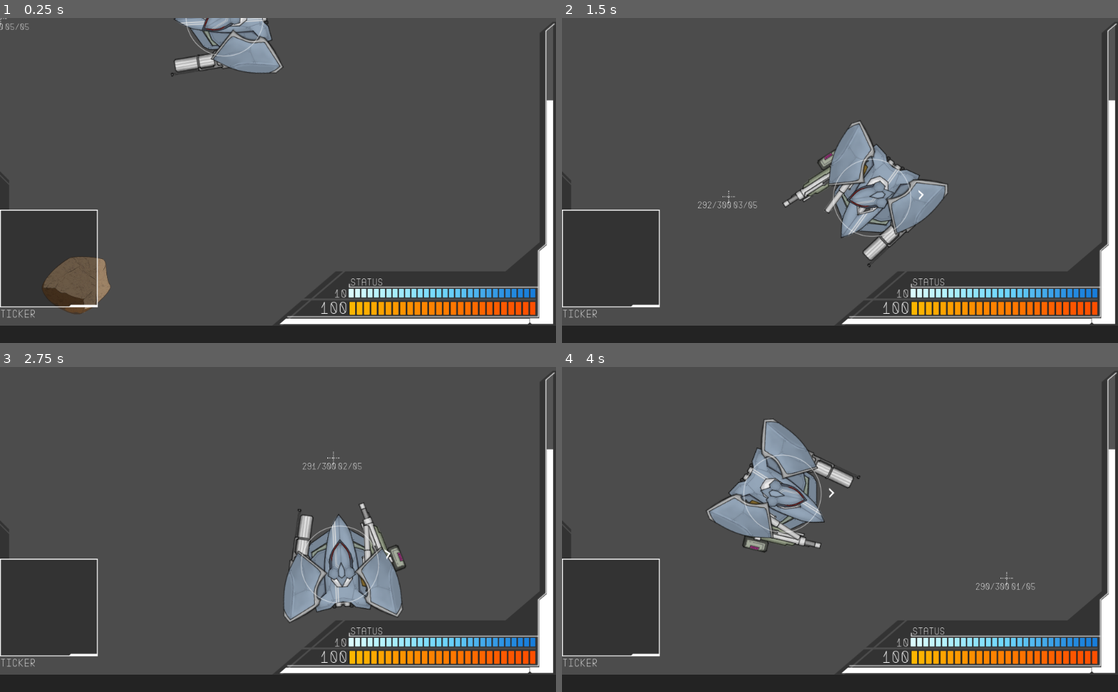
Above: before the commit, frames 1-4 (two rows, left to right).
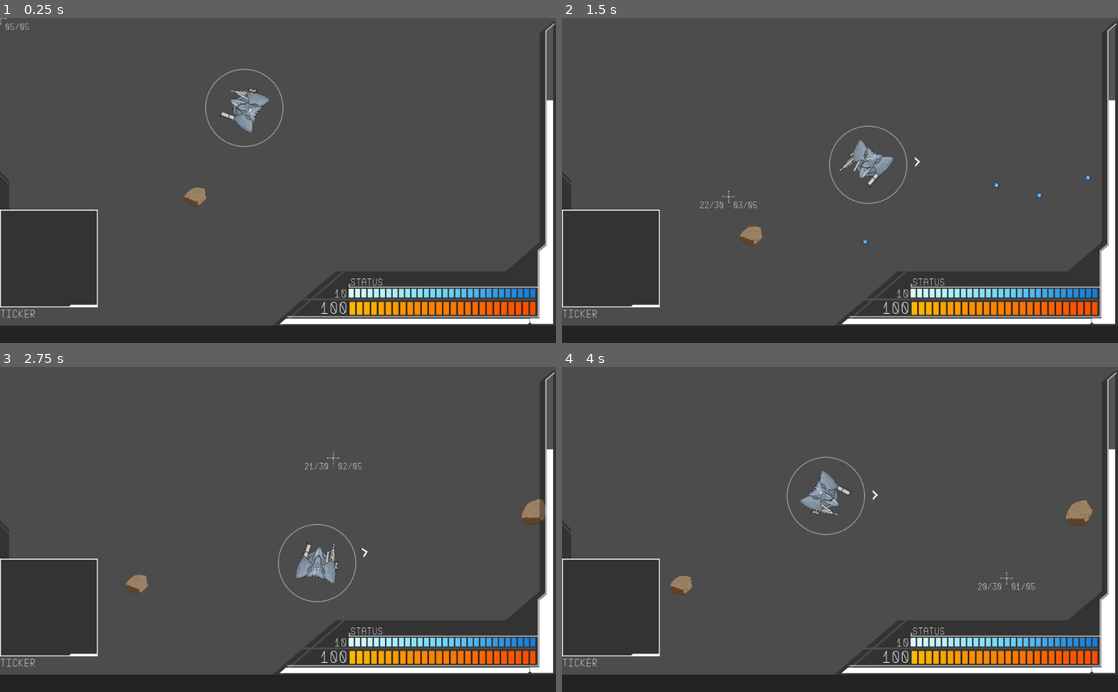
Above: after the commit, the same moments.

Repository: Littlerun-Bastion/Soulless-Steel
Game: Godot game, scene res://game/arena/Arena.tscn
Same seed, same stepped clock (60 frames per second), same inputs: the game is played once before the commit and once after it.
Inputs (mouse positions are in pixels of both pictures, inside the frame that each line leads up to):
- Up to frame 1 (0.25 s): no input
- Up to frame 2 (1.5 s): move the mouse to (962, 164) at 0.52 s; press the mouse at (962, 164) at 0.53 s; hold D (right) 0.53-1.28 s; right-click (962, 164) at 0.8 s; move the mouse to (728, 196) at 1.27 s; release the mouse at (728, 196) at 1.28 s; hold S (down) from 1.28 s (still down); right-click (728, 196) at 1.35 s
- Up to frame 3 (2.75 s): click (166, 545) at 1.55 s; move the mouse to (333, 458) at 2.02 s; release S (down) at 2.03 s; hold D (right) from 2.03 s (still down); hold F (honk) from 2.03 s (still down); right-click (333, 458) at 2.3 s
- Up to frame 4 (4 s): move the mouse to (812, 594) at 2.77 s; release D (right) at 2.78 s; release F (honk) at 2.78 s; hold W (up) 2.78-3.53 s; click (812, 594) at 2.85 s; move the mouse to (1006, 578) at 3.52 s; hold A (left) from 3.53 s (still down); hold Right mouse button (right_arm_weapon_shoot) from 3.53 s (still down)

The runs differ from the first frame. In frame 1, 4.4% of the frame differs, in the area x 0-51%, y 0-92%; in frame 2, 4.8%; in frame 3, 5.0%; in frame 4, 5.6%, in the area x 19-96%, y 15-71%.

Commit message:
Reloading mechanic working!

Diff:
--- a/project/database/parts/arm_weapons/test_weapon1.tres
+++ b/project/database/parts/arm_weapons/test_weapon1.tres
@@ -17,6 +17,6 @@
 auto_fire = true
 bullet_accuracy_margin = 10
 bullet_spread = 0
-total_ammo = 2700
-clip_size = 300
-reload_speed = 3.0
+total_ammo = 270
+clip_size = 30
+reload_speed = 1.3
--- a/project/game/mecha/Player.gd
+++ b/project/game/mecha/Player.gd
@@ -1,9 +1,14 @@
 extends Mecha
+
+signal update_reload_mode
+signal reloading
+signal finished_reloading
 
 const ROTATION_DEADZONE = 20
 
 onready var Cam = $Camera2D
 
+var reload_mode := false
 
 func _ready():
 	setup()
@@ -22,13 +27,25 @@
 	if event.is_action_pressed("honk"):
 		AudioManager.play_sfx("test", global_position)
 	elif event.is_action_pressed("left_arm_weapon_shoot") and arm_weapon_left:
-		shoot("left_arm_weapon")
+		if reload_mode:
+			$ArmWeaponLeft.reload()
+		elif not $ArmWeaponLeft.reloading:
+			shoot("left_arm_weapon")
 	elif event.is_action_pressed("right_arm_weapon_shoot") and arm_weapon_right:
-		shoot("right_arm_weapon")
+		if reload_mode:
+			$ArmWeaponRight.reload()
+		elif not $ArmWeaponRight.reloading:
+			shoot("right_arm_weapon")
 	elif event.is_action_pressed("left_shoulder_weapon_shoot") and shoulder_weapon_left:
 		shoot("left_shoulder_weapon")
 	elif event.is_action_pressed("right_shoulder_weapon_shoot") and shoulder_weapon_right:
 		shoot("right_shoulder_weapon")
+	elif event.is_action_pressed("reload_mode") and not reload_mode:
+		reload_mode = true
+		emit_signal("update_reload_mode", reload_mode)
+	elif event.is_action_released("reload_mode") and reload_mode:
+		reload_mode = false
+		emit_signal("update_reload_mode", reload_mode)
 	elif event.is_action_pressed("debug_1"):
 		die()
 
@@ -52,14 +69,15 @@
 
 
 func check_input():
-	check_weapon_input("left_arm_weapon", arm_weapon_left)
-	check_weapon_input("right_arm_weapon", arm_weapon_right)
-	check_weapon_input("left_shoulder_weapon", shoulder_weapon_left)
-	check_weapon_input("right_shoulder_weapon", shoulder_weapon_right)
+	check_weapon_input("left_arm_weapon", $ArmWeaponLeft, arm_weapon_left)
+	check_weapon_input("right_arm_weapon", $ArmWeaponRight, arm_weapon_right)
+	check_weapon_input("left_shoulder_weapon", $ShoulderWeaponLeft, shoulder_weapon_left)
+	check_weapon_input("right_shoulder_weapon", $ShoulderWeaponRight, shoulder_weapon_right)
 
 
-func check_weapon_input(name, weapon_ref):
-	if weapon_ref and weapon_ref.auto_fire and Input.is_action_pressed(name+"_shoot"):
+func check_weapon_input(name, node, weapon_ref):
+	if weapon_ref and weapon_ref.auto_fire and not reload_mode and\
+	   not node.reloading and Input.is_action_pressed(name+"_shoot"):
 		shoot(name)
 
 
@@ -73,6 +91,17 @@
 	set_core("core_test")
 	set_shoulder("shoulder_test_left", SIDE.LEFT)
 	set_shoulder("shoulder_test_right", SIDE.RIGHT)
+
+
+func set_arm_weapon(part_name, side):
+	.set_arm_weapon(part_name, side)
+	var node
+	if side == SIDE.LEFT:
+		node = $ArmWeaponLeft
+	elif side == SIDE.RIGHT:
+		node = $ArmWeaponRight
+	node.connect("finished_reloading", self, "_on_finished_reloading")
+	node.connect("reloading", self, "_on_reloading", [side])
 
 
 func get_input():
@@ -91,3 +120,11 @@
 
 func get_cam():
 	return Cam
+
+
+func _on_finished_reloading():
+	emit_signal("finished_reloading")
+
+
+func _on_reloading(reload_time, side):
+	emit_signal("reloading", reload_time, side)
--- a/project/game/mecha/Player.tscn
+++ b/project/game/mecha/Player.tscn
@@ -8,6 +8,7 @@
 script = ExtResource( 2 )
 
 [node name="Camera2D" parent="." index="2" instance=ExtResource( 3 )]
+zoom = Vector2( 3, 3 )
 drag_margin_left = 0.1
 drag_margin_top = 0.2
 drag_margin_right = 0.1
--- a/project/game/ui/MechaCursorCrosshair.gd
+++ b/project/game/ui/MechaCursorCrosshair.gd
@@ -1,11 +1,22 @@
 extends Control
 
+enum SIDE {LEFT, RIGHT}
+
 onready var LeftWeapon = $LeftWeapon
+onready var LeftReload = $LeftReloadProgress
 onready var RightWeapon = $RightWeapon
+onready var RightReload = $RightReloadProgress
+onready var Crosshair = $Crosshair
+onready var ReloadLabel = $ReloadLabel
 
 
 func _ready():
-	 Input.set_mouse_mode(Input.MOUSE_MODE_HIDDEN)
+	Input.set_mouse_mode(Input.MOUSE_MODE_HIDDEN)
+	Crosshair.show()
+	ReloadLabel.hide()
+	LeftReload.hide()
+	RightReload.hide()
+
 
 
 func _process(_delta):
@@ -39,3 +50,35 @@
 
 	if node.visible:
 		node.get_node("CurAmmo").text = "%02d" % ammo
+
+
+func set_reload_mode(active):
+	if active:
+		Crosshair.hide()
+		ReloadLabel.show()
+	else:
+		Crosshair.show()
+		ReloadLabel.hide()
+
+
+func reloading(reload_time, side):
+	var weapon_node
+	var reload_node
+	if side == SIDE.LEFT:
+		weapon_node = LeftWeapon
+		reload_node = LeftReload
+	elif side == SIDE.RIGHT:
+		weapon_node = RightWeapon
+		reload_node = RightReload
+	else:
+		push_error("Not a valid side: " + str(side))
+	weapon_node.hide()
+	reload_node.show()
+	var tween = reload_node.get_node("Tween") as Tween
+	tween.stop_all()
+	tween.interpolate_property(reload_node, "value", 0, 100, reload_time, Tween.TRANS_LINEAR)
+	tween.start()
+
+	yield(tween, "tween_completed")
+	weapon_node.show()
+	reload_node.hide()
--- a/project/game/ui/MechaCursorCrosshair.tscn
+++ b/project/game/ui/MechaCursorCrosshair.tscn
@@ -1,8 +1,16 @@
-[gd_scene load_steps=4 format=2]
+[gd_scene load_steps=7 format=2]
 
 [ext_resource path="res://game/ui/MechaCursorCrosshair.gd" type="Script" id=1]
 [ext_resource path="res://assets/fonts/CursorFont.tres" type="DynamicFont" id=2]
 [ext_resource path="res://assets/images/ui/player_ui/cursor_crosshair.png" type="Texture" id=3]
+[ext_resource path="res://assets/fonts/Zector/Zector.ttf" type="DynamicFontData" id=4]
+[ext_resource path="res://assets/images/ui/player_ui/circular_progress.png" type="Texture" id=5]
+
+[sub_resource type="DynamicFont" id=1]
+size = 18
+use_mipmaps = true
+use_filter = true
+font_data = ExtResource( 4 )
 
 [node name="MechaCursorCrosshair" type="Control"]
 anchor_right = 1.0
@@ -14,7 +22,7 @@
 "_edit_use_anchors_": false
 }
 
-[node name="TextureRect" type="TextureRect" parent="."]
+[node name="Crosshair" type="TextureRect" parent="."]
 margin_left = -10.5946
 margin_top = -11.1244
 margin_right = 11.4054
@@ -23,6 +31,55 @@
 __meta__ = {
 "_edit_use_anchors_": false
 }
+
+[node name="ReloadLabel" type="Label" parent="."]
+margin_left = -50.0
+margin_top = -15.0
+margin_right = 50.0
+margin_bottom = 5.0
+custom_fonts/font = SubResource( 1 )
+text = "Reload"
+align = 1
+valign = 1
+__meta__ = {
+"_edit_use_anchors_": false
+}
+
+[node name="LeftReloadProgress" type="TextureProgress" parent="."]
+margin_left = -130.0
+margin_top = -85.0
+margin_right = 70.0
+margin_bottom = 115.0
+rect_scale = Vector2( 0.1, 0.1 )
+rect_pivot_offset = Vector2( 100, 100 )
+value = 50.0
+texture_under = ExtResource( 5 )
+texture_progress = ExtResource( 5 )
+fill_mode = 4
+tint_under = Color( 0, 0, 0, 0.266667 )
+__meta__ = {
+"_edit_use_anchors_": false
+}
+
+[node name="Tween" type="Tween" parent="LeftReloadProgress"]
+
+[node name="RightReloadProgress" type="TextureProgress" parent="."]
+margin_left = -70.0
+margin_top = -85.0
+margin_right = 130.0
+margin_bottom = 115.0
+rect_scale = Vector2( 0.1, 0.1 )
+rect_pivot_offset = Vector2( 100, 100 )
+value = 50.0
+texture_under = ExtResource( 5 )
+texture_progress = ExtResource( 5 )
+fill_mode = 4
+tint_under = Color( 0, 0, 0, 0.266667 )
+__meta__ = {
+"_edit_use_anchors_": false
+}
+
+[node name="Tween" type="Tween" parent="RightReloadProgress"]
 
 [node name="LeftWeapon" type="HBoxContainer" parent="."]
 margin_left = -58.0
--- a/project/game/ui/PlayerHUD.gd
+++ b/project/game/ui/PlayerHUD.gd
@@ -15,6 +15,9 @@
 	mechas = mechas_ref
 	player.connect("took_damage", self, "_on_player_took_damage")
 	player.connect("shoot", self, "_on_player_shoot")
+	player.connect("update_reload_mode", self, "_on_reload_mode_update")
+	player.connect("reloading", self, "_on_reloading")
+	player.connect("finished_reloading", self, "update_cursor")
 	setup_lifebar()
 	setup_shieldbar()
 	setup_energybar()
@@ -68,6 +71,14 @@
 	update_cursor()
 
 
+func _on_reload_mode_update(active):
+	Cursor.set_reload_mode(active)
+
+
+func _on_reloading(reload_time, side):
+	Cursor.reloading(reload_time, side)
+
+
 func _on_LifeBar_value_changed(value):
 	LifeBar.get_node("Label").text = str(value)
 
--- a/project/game/weapons/WeaponNode.gd
+++ b/project/game/weapons/WeaponNode.gd
@@ -1,4 +1,7 @@
 extends Sprite
+
+signal reloading
+signal finished_reloading
 
 onready var ShootingPos = $ShootingPos
 
@@ -40,11 +43,13 @@
 		return
 
 	reloading = true
+	emit_signal("reloading", reload_time)
 	yield(get_tree().create_timer(reload_time), "timeout")
 	var ammo = min(clip_size - clip_ammo, total_ammo)
 	total_ammo -= ammo
 	clip_ammo += ammo
 	reloading = false
+	emit_signal("finished_reloading")
 
 
 func can_shoot():
--- a/project/project.godot
+++ b/project/project.godot
@@ -87,6 +87,11 @@
 "events": [ Object(InputEventKey,"resource_local_to_scene":false,"resource_name":"","device":0,"alt":false,"shift":false,"control":false,"meta":false,"command":false,"pressed":false,"scancode":75,"unicode":0,"echo":false,"script":null)
  ]
 }
+reload_mode={
+"deadzone": 0.5,
+"events": [ Object(InputEventKey,"resource_local_to_scene":false,"resource_name":"","device":0,"alt":false,"shift":false,"control":false,"meta":false,"command":false,"pressed":false,"scancode":82,"unicode":0,"echo":false,"script":null)
+ ]
+}
 
 [physics]
 
Binary file added: project/assets/images/ui/player_ui/circular_progress.png
Not shown, added: project/assets/images/ui/player_ui/circular_progress.png.import
